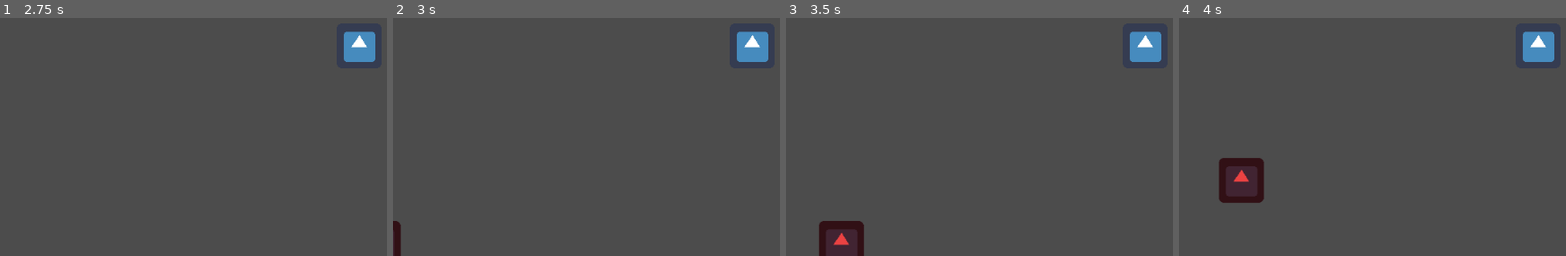
Above: before the commit, frames 1-4 (left to right).
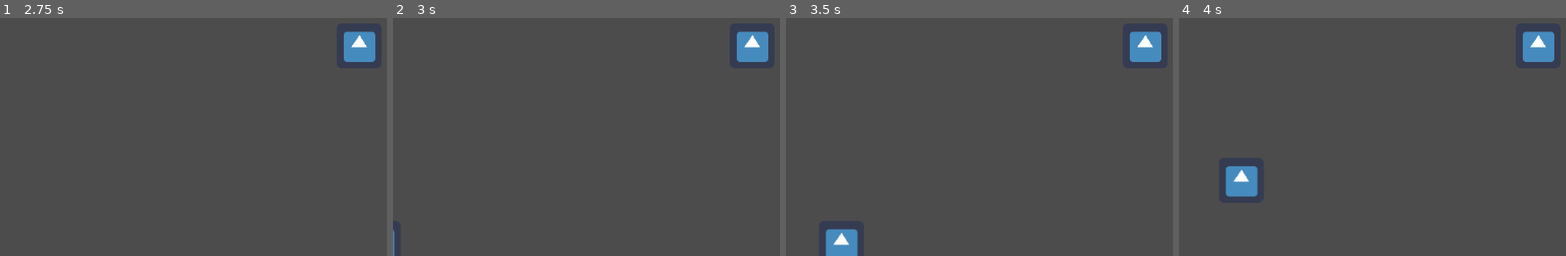
Above: after the commit, the same moments.

Repository: ShadowMitia/Primrose
Game: Godot game, scene res://Scenes/Test.tscn
Two runs of this game, one before a commit and one after it. Both use one fixed random seed, a clock stepped at 60 frames per second and the inputs below. The engine's default icon, where the game draws it, is replaced by a stand-in: a white triangle on a blue panel in a dark square.
Inputs:
- Up to frame 1 (2.75 s): tap Enter at 0.5, 2 s; hold Up (move_up) 0.53-2.03 s; tap Space at 1.25 s; hold Left (move_left) from 2.03 s (still down)
- Up to frame 2 (3 s): keep holding Left (move_left); tap Space at 2.75 s
- Up to frame 3 (3.5 s): keep holding Left (move_left)
- Up to frame 4 (4 s): release Left (move_left) at 3.53 s; hold Down (move_down) from 3.53 s (still down)

Frame 1 is identical in both runs. In frame 2, 0.3% of the frame differs, in the area x 0-3%, y 85-100%; in frame 3, 1.7%; in frame 4, 2.2%, in the area x 10-23%, y 58-78%.
Error in both runs: Attempt to call function 'has_object' in base 'null instance' on a null instance. (res://Scenes/Human.gd:8)

Commit message:
Make human it's own scene

Diff:
--- a/Scenes/Human.tscn
+++ b/Scenes/Human.tscn
@@ -13,7 +13,6 @@
 script = ExtResource( 2 )
 
 [node name="Sprite" type="Sprite" parent="."]
-modulate = Color( 0.92549, 0.262745, 0.262745, 1 )
 texture = ExtResource( 1 )
 
 [node name="CollisionShape2D" type="CollisionShape2D" parent="."]
